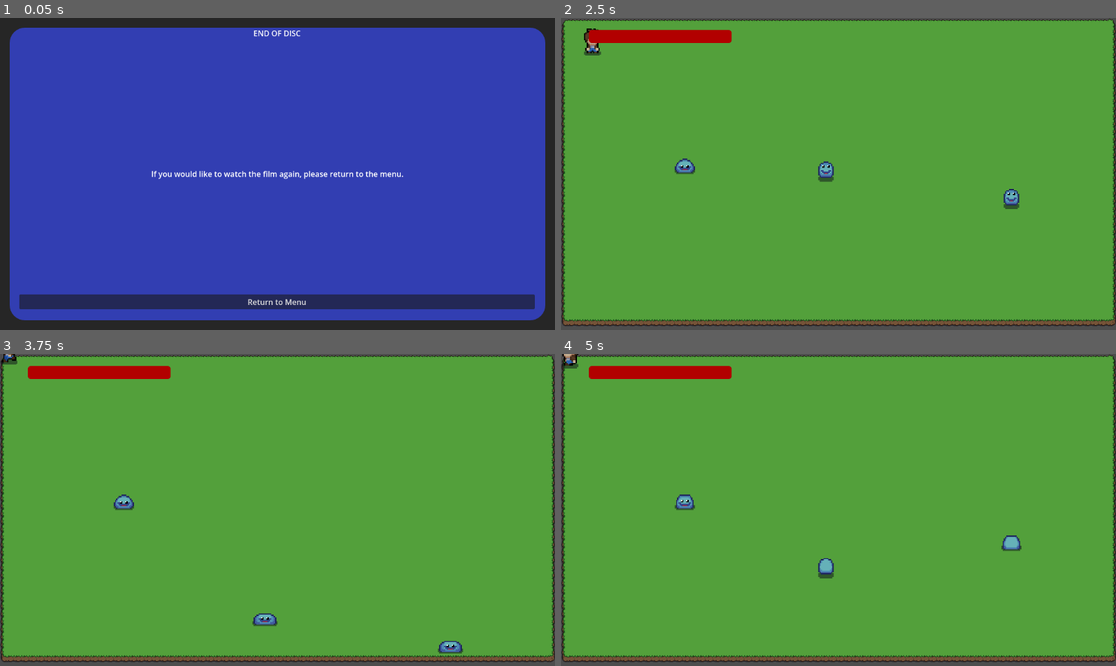
Above: before the commit, frames 1-4 (two rows, left to right).
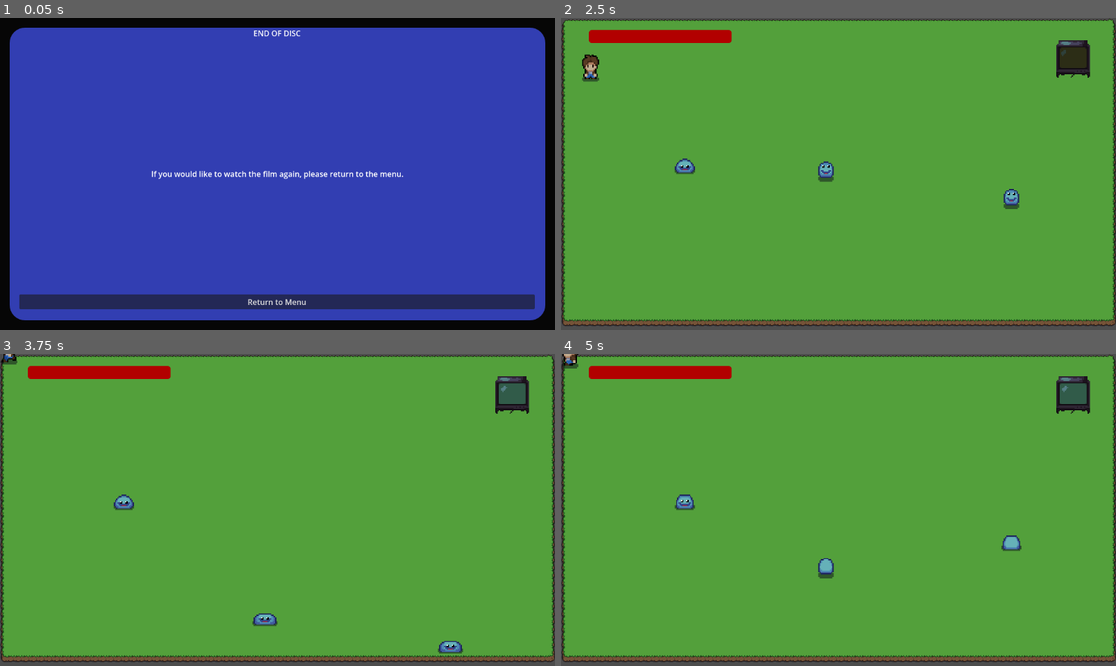
Above: after the commit, the same moments.

Repository: CCV-JamesNye/multiverse-rpg-project
Game: Godot game, scene res://Scenes/UI/WinScreen.tscn
Two runs of this game, one before a commit and one after it. Both use one fixed random seed, a clock stepped at 60 frames per second and the inputs below. This scene is started directly instead of the project's main scene.
Inputs:
- Up to frame 1 (0.05 s): no input
- Up to frame 2 (2.5 s): tap Enter at 0.5 s; hold Up (move_up) 0.53-1.25 s; click "Return to Menu" at 1.25 s; click "Play" at 2 s
- Up to frame 3 (3.75 s): hold Up (move_up) 2.78-3.53 s; hold Left (move_left) from 3.53 s (still down)
- Up to frame 4 (5 s): keep holding Left (move_left)

The runs differ from the first frame. In frame 1, 9.6% of the frame differs, in the area x 0-100%, y 0-100%; in frame 2, 1.1%; in frame 3, 0.7%; in frame 4, 0.7%.

Commit message:
Game Manager and TV
Created the Game Manager for future code, and added a goal. The goals in this game are TVs.

Diff:
--- /dev/null
+++ b/Scenes/Game Manager/Scripts/game_manager.gd
@@ -0,0 +1,6 @@
+extends Node
+
+func plr_die():
+	await SceneTransition.fade_to_black()
+	if get_tree() != null:
+		get_tree().change_scene_to_file("res://Scenes/UI/GameOver.tscn")
--- /dev/null
+++ b/Scenes/Game Manager/game_manager.tscn
@@ -0,0 +1,6 @@
+[gd_scene format=3 uid="uid://bgsjpptio4s2a"]
+
+[ext_resource type="Script" uid="uid://yg3gjwl2w1qx" path="res://Scenes/Game Manager/Scripts/game_manager.gd" id="1_oj352"]
+
+[node name="GameManager" type="Node" unique_id=921761124]
+script = ExtResource("1_oj352")
--- a/Scenes/Player/Scripts/player.gd
+++ b/Scenes/Player/Scripts/player.gd
@@ -85,6 +85,4 @@
 		die()
 
 func die() -> void:
-	await SceneTransition.fade_to_black()
-	if get_tree() != null:
-		get_tree().change_scene_to_file("res://Scenes/UI/GameOver.tscn")
+	GameManager.plr_die()
--- a/Scenes/Player/player.tscn
+++ b/Scenes/Player/player.tscn
@@ -424,7 +424,7 @@
 
 [node name="Player" type="CharacterBody2D" unique_id=642040466 groups=["player"]]
 collision_layer = 2
-collision_mask = 5
+collision_mask = 29
 script = ExtResource("1_a3d8c")
 
 [node name="AnimatedSprite2D" type="AnimatedSprite2D" parent="." unique_id=280776988]
--- /dev/null
+++ b/Scenes/TVs (Goals)/Worldless (Generic)/Scripts/worldless_tv.gd
@@ -0,0 +1,14 @@
+extends Node2D
+
+@onready var animated_sprite_2d: AnimatedSprite2D = $AnimatedSprite2D
+@onready var player_detector: Area2D = $PlayerDetector
+
+# Called when the node enters the scene tree for the first time.
+func _ready() -> void:
+	animated_sprite_2d.play("default")
+	player_detector.body_entered.connect(check_for_player)
+
+func check_for_player(body : Node2D) -> void:
+	if body is Player:
+		await SceneTransition.fade_to_black()
+		get_tree().change_scene_to_file("res://Scenes/UI/WinScreen.tscn")
--- /dev/null
+++ b/Scenes/TVs (Goals)/Worldless (Generic)/worldless_tv.tscn
@@ -0,0 +1,85 @@
+[gd_scene format=3 uid="uid://dvuuy0w7sg42x"]
+
+[ext_resource type="Script" uid="uid://dtwvsa0dle05" path="res://Scenes/TVs (Goals)/Worldless (Generic)/Scripts/worldless_tv.gd" id="1_50uxt"]
+[ext_resource type="Texture2D" uid="uid://by73aw0k1ovf7" path="res://Sprites/Worlds/Worldless (Generic)/tv.png" id="1_s3vjd"]
+
+[sub_resource type="AtlasTexture" id="AtlasTexture_50uxt"]
+atlas = ExtResource("1_s3vjd")
+region = Rect2(32, 0, 32, 32)
+
+[sub_resource type="AtlasTexture" id="AtlasTexture_w5ato"]
+atlas = ExtResource("1_s3vjd")
+region = Rect2(64, 0, 32, 32)
+
+[sub_resource type="AtlasTexture" id="AtlasTexture_6p681"]
+atlas = ExtResource("1_s3vjd")
+region = Rect2(96, 0, 32, 32)
+
+[sub_resource type="AtlasTexture" id="AtlasTexture_i5gei"]
+atlas = ExtResource("1_s3vjd")
+region = Rect2(128, 0, 32, 32)
+
+[sub_resource type="AtlasTexture" id="AtlasTexture_crb2v"]
+atlas = ExtResource("1_s3vjd")
+region = Rect2(96, 0, 32, 32)
+
+[sub_resource type="AtlasTexture" id="AtlasTexture_rmh6w"]
+atlas = ExtResource("1_s3vjd")
+region = Rect2(64, 0, 32, 32)
+
+[sub_resource type="SpriteFrames" id="SpriteFrames_cnwwf"]
+animations = [{
+"frames": [{
+"duration": 1.0,
+"texture": SubResource("AtlasTexture_50uxt")
+}, {
+"duration": 1.0,
+"texture": SubResource("AtlasTexture_w5ato")
+}, {
+"duration": 1.0,
+"texture": SubResource("AtlasTexture_6p681")
+}, {
+"duration": 1.0,
+"texture": SubResource("AtlasTexture_i5gei")
+}, {
+"duration": 1.0,
+"texture": SubResource("AtlasTexture_crb2v")
+}, {
+"duration": 1.0,
+"texture": SubResource("AtlasTexture_rmh6w")
+}],
+"loop": true,
+"name": &"default",
+"speed": 3.0
+}]
+
+[sub_resource type="RectangleShape2D" id="RectangleShape2D_s3vjd"]
+size = Vector2(72, 36)
+
+[sub_resource type="RectangleShape2D" id="RectangleShape2D_50uxt"]
+size = Vector2(72, 36)
+
+[node name="WorldlessTV" type="Node2D" unique_id=733644053]
+script = ExtResource("1_50uxt")
+
+[node name="AnimatedSprite2D" type="AnimatedSprite2D" parent="." unique_id=279393287]
+position = Vector2(1.1368684e-13, -1.9073486e-06)
+scale = Vector2(2.53125, 2.53125)
+sprite_frames = SubResource("SpriteFrames_cnwwf")
+frame_progress = 0.33741346
+
+[node name="StaticBody2D" type="StaticBody2D" parent="." unique_id=634141610]
+collision_layer = 16
+collision_mask = 15
+
+[node name="CollisionShape2D" type="CollisionShape2D" parent="StaticBody2D" unique_id=251069988]
+position = Vector2(0, 17)
+shape = SubResource("RectangleShape2D_s3vjd")
+
+[node name="PlayerDetector" type="Area2D" parent="." unique_id=452182827]
+collision_layer = 16
+collision_mask = 2
+
+[node name="CollisionShape2D" type="CollisionShape2D" parent="PlayerDetector" unique_id=1827628975]
+position = Vector2(0, 17)
+shape = SubResource("RectangleShape2D_50uxt")
--- a/Scenes/UI/Scripts/win_screen.gd
+++ b/Scenes/UI/Scripts/win_screen.gd
@@ -4,6 +4,7 @@
 
 # Called when the node enters the scene tree for the first time.
 func _ready() -> void:
+	SceneTransition.fade_in()
 	return_button.pressed.connect(return_to_menu)
 
 func return_to_menu() -> void:
--- a/Scenes/Worlds/Test World/test_level.tscn
+++ b/Scenes/Worlds/Test World/test_level.tscn
@@ -5,6 +5,7 @@
 [ext_resource type="PackedScene" uid="uid://r4frru3vx0d8" path="res://Scenes/Player/player.tscn" id="2_e81l0"]
 [ext_resource type="PackedScene" uid="uid://bb5alq2bl105f" path="res://Scenes/Worlds/Homeworld/Enemies/Slime/enemy_slime_vertical.tscn" id="2_r72nj"]
 [ext_resource type="PackedScene" uid="uid://dcdc7vbba1h20" path="res://Scenes/Worlds/Template/Enemies/Idle Chaser Template/idle_chaser_template.tscn" id="4_bgdui"]
+[ext_resource type="PackedScene" uid="uid://dvuuy0w7sg42x" path="res://Scenes/TVs (Goals)/Worldless (Generic)/worldless_tv.tscn" id="6_8l6l0"]
 
 [sub_resource type="TileSetAtlasSource" id="TileSetAtlasSource_y6sxc"]
 texture = ExtResource("1_edb35")
@@ -74,6 +75,9 @@
 tile_map_data = PackedByteArray("AAAAACcAAAABAAYAAAABACcAAAACAAYAAAACACcAAAACAAYAAAADACcAAAACAAYAAAAEACcAAAACAAYAAAAFAC …(46000 unchanged characters)…
 tile_set = SubResource("TileSet_ithxq")
 
+[node name="WorldlessTV" parent="." unique_id=733644053 instance=ExtResource("6_8l6l0")]
+position = Vector2(1063, 84)
+
 [node name="Slime" parent="." unique_id=1312114128 instance=ExtResource("2_r72nj")]
 position = Vector2(550, 302)
 
@@ -81,7 +85,7 @@
 position = Vector2(935, 359)
 
 [node name="Player" parent="." unique_id=826490540 instance=ExtResource("2_e81l0")]
-position = Vector2(65, 75)
+position = Vector2(61, 129)
 
 [node name="Idle Chaser Template" parent="." unique_id=1242787098 instance=ExtResource("4_bgdui")]
 position = Vector2(257, 325)
--- a/project.godot
+++ b/project.godot
@@ -17,6 +17,7 @@
 
 [autoload]
 
+GameManager="*uid://bgsjpptio4s2a"
 PauseMenu="*uid://bmx4li7f6uhvk"
 SceneTransition="*uid://c8vygruipaq2m"
 
@@ -67,6 +68,7 @@
 2d_physics/layer_2="Player"
 2d_physics/layer_3="Enemy"
 2d_physics/layer_4="Props"
+2d_physics/layer_5="Goal"
 
 [physics]
 
Not shown, added: Scenes/Game Manager/Scripts/game_manager.gd.uid
Not shown, added: Scenes/TVs (Goals)/Worldless (Generic)/Scripts/worldless_tv.gd.uid
Binary file added: Sprites/Worlds/Worldless (Generic)/tv.gif
Binary file added: Sprites/Worlds/Worldless (Generic)/tv.png
Not shown, added: Sprites/Worlds/Worldless (Generic)/tv.png.import
Binary file added: Tilesets/Worlds/1Bit Color World/indoor_1bit_16.png
Not shown, added: Tilesets/Worlds/1Bit Color World/indoor_1bit_16.png.import
